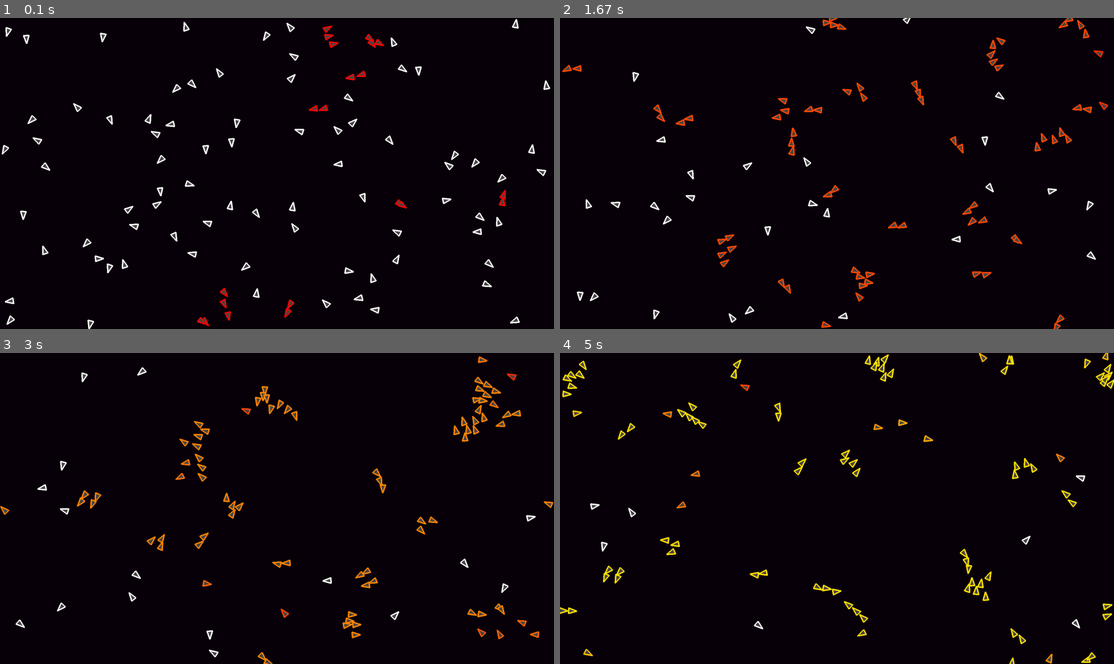
Above: before the commit, frames 1-4 (two rows, left to right).
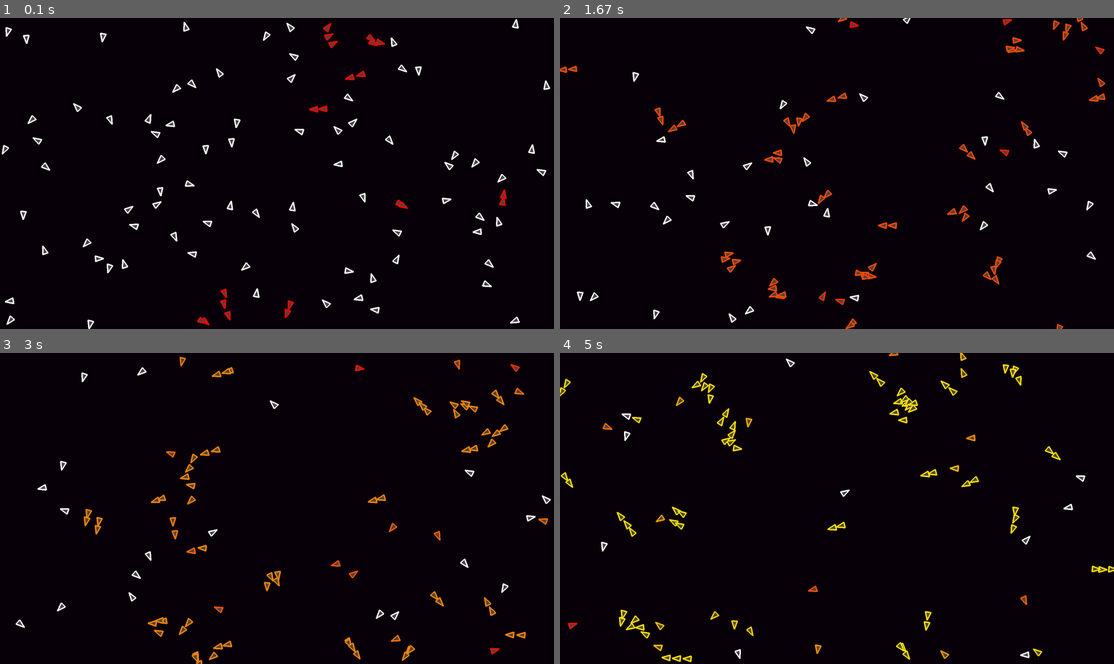
Above: after the commit, the same moments.

Repository: Josephbakulikira/simple-Flocking-simulation-python-pygame
Game: pygame game, started from main.py
Same seed, same stepped clock (60 frames per second), same inputs: the game is played once before the commit and once after it.
Inputs:
- Up to frame 1 (0.1 s): no input
- Up to frame 2 (1.67 s): no input
- Up to frame 3 (3 s): no input
- Up to frame 4 (5 s): tap Enter every 0.33 s from 3.33 to 4.67 s

The runs differ from the first frame. In frame 1, 0.4% of the frame differs, in the area x 35-92%, y 1-100%; in frame 2, 3.3%; in frame 3, 4.3%; in frame 4, 4.8%, in the area x 0-100%, y 0-100%.

Commit message:
fix cohesions

Diff:
--- a/boid.py
+++ b/boid.py
@@ -75,7 +75,8 @@
 		for mate in flockMates:
 			dist = getDistance(self.position, mate.position)
 			if mate is not self and dist < NEIGHBORHOOD_RADIUS:
-				steering.add(mate.velocity)
+				vel = mate.velocity.Normalize()
+				steering.add(vel)
 				mate.color = hsv_to_rgb( self.hue ,1, 1)
 
 				total += 1
@@ -84,7 +85,7 @@
 			steering = steering / total
 			steering.normalize()
 			steering = steering * self.max_speed
-			steering = steering - self.velocity
+			steering = steering - self.velocity.Normalize()
 			steering.limit(self.max_length)
 		return steering
 
--- a/tools.py
+++ b/tools.py
@@ -41,6 +41,12 @@
 		mag = self.magnitude()
 		if not (mag == 0 ):
 			self = self/mag
+	def Normalize(self):
+		mag = self.magnitude()
+		if mag != 0:
+			return Vector(self.x/mag, self.y/mag)
+		else:
+			return Vector(1, 1)
 
 	def heading(self):
 		angle = atan2(self.y, self.x)
